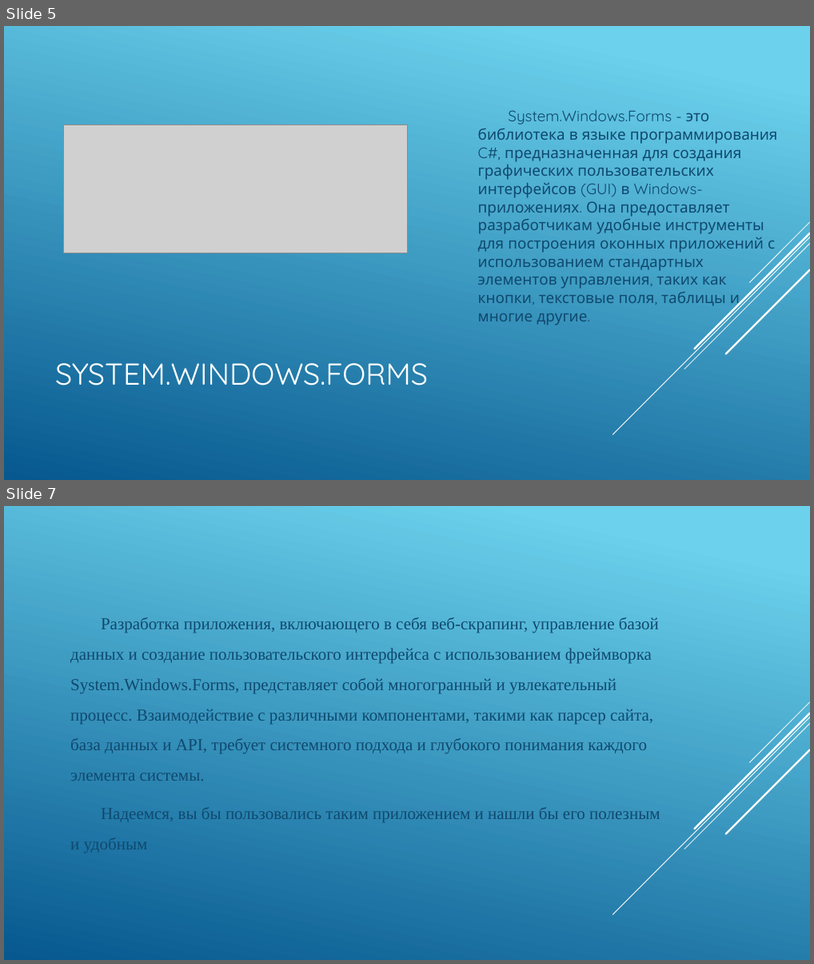
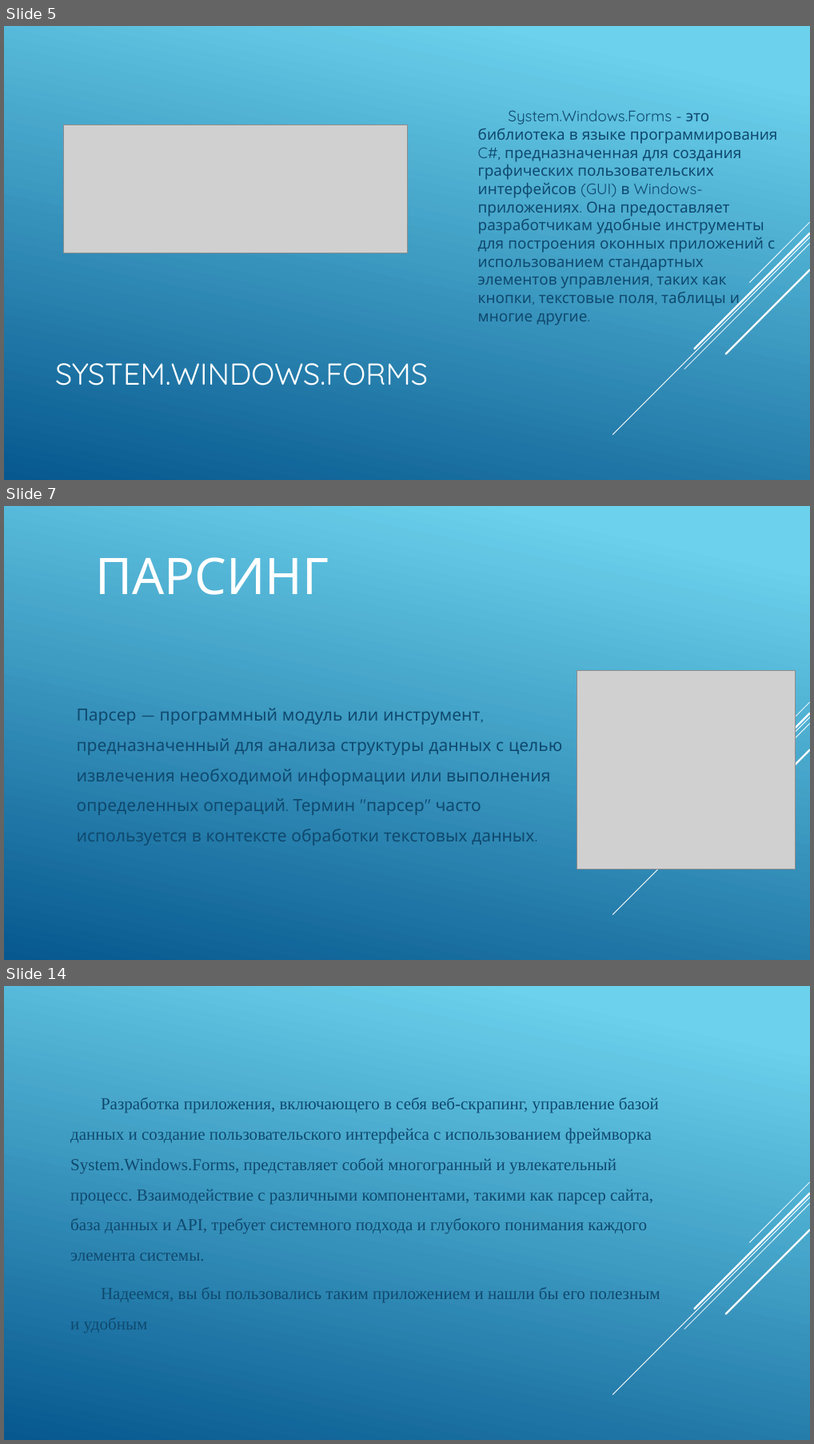
Before and after one commit to OlegCiornei/IT-news-reader, a slide deck: Шары.pptx. Shown one above the other, each under a label of ours: slides 5 and 7 before the commit, slides 5, 7 and 14 after it; the slides between them are not shown. The pictures are 814x964 and 814x1444 pixels, drawn with LibreOffice and Linux fonts; fonts in the diff are those of the drawing; grey boxes stand for pictures. Boxes give left, top, right and bottom in pixels: in the first picture for what was removed or moved away, otherwise in the second. Text is boxed around its words. In the diff, an @@ line names an element or a change of style, - is before the commit and + after.

```diff
--- a/Шары.pptx
+++ b/Шары.pptx
@@ slide 7 added at (4,506,810,960), background gradient #6ED2EB to #06588E; not listed: 5 template elements that a slide beside it also shows @@
@@ title added at (95,557,329,595), 60 pt, text #FFFFFF @@
+ПАРСИНГ
@@ picture added at (578,671,795,868) @@
@@ text added at (77,708,562,845), 20 pt, text #0F496F @@
+Парсер — программный модуль или инструмент, предназначенный для анализа структуры данных с целью извлечения необходимой информации или выполнения определенных операций. Термин "парсер" часто используется в контексте обработки текстовых данных.
@@ what was slide 7 is now slide 14 @@
```
Also in this commit, not shown: 6 other slides added, 4 other files.
